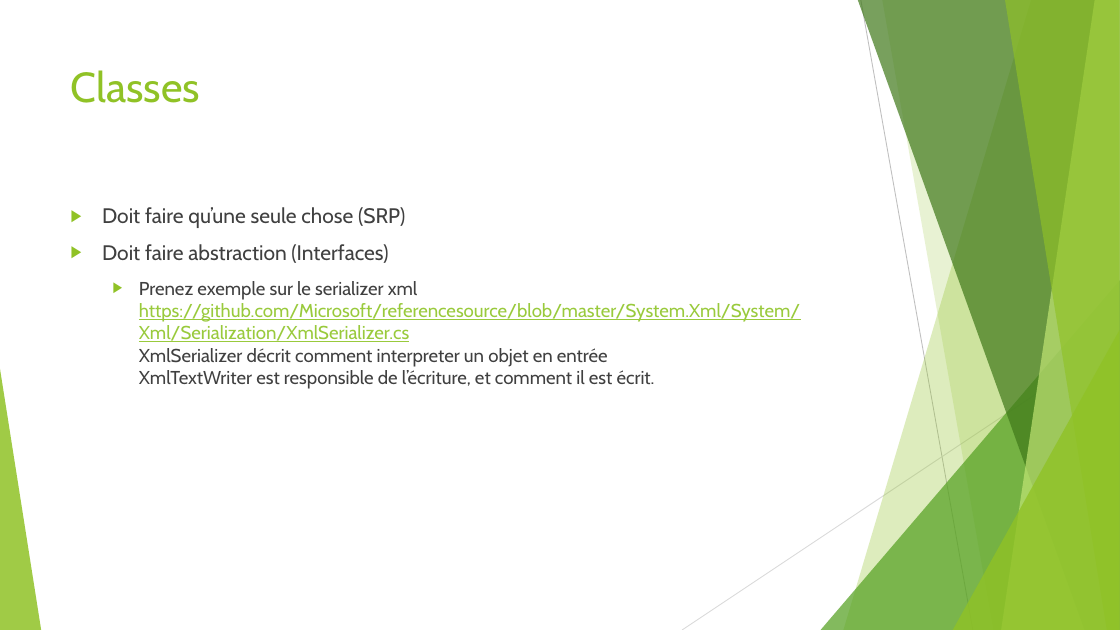
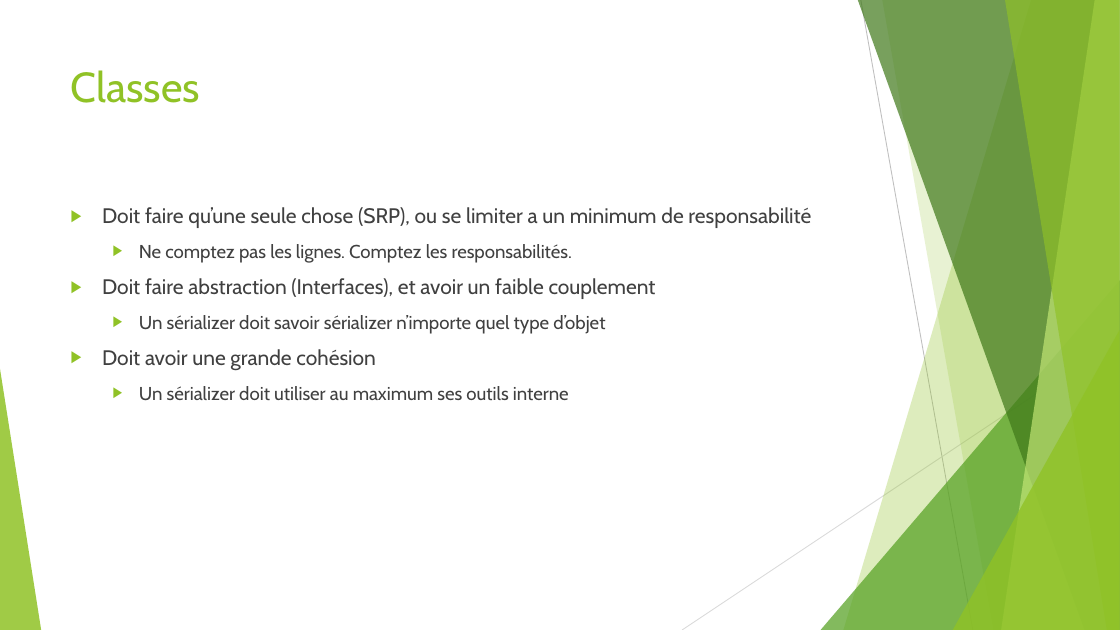
Before and after one commit to worming004/SimpleIsNotEasy, a slide deck: slide 15 of PPT/Easy != Simple.pptx (slide 14 before the commit). Drawn at 1120x630 pixels with LibreOffice and Linux fonts; fonts in the diff are those of the drawing. Boxes give left, top, right and bottom in pixels: in the first picture for what was removed or moved away, otherwise in the second. Text is boxed around its words. In the diff, an @@ line names an element or a change of style, - is before the commit and + after.

```diff
--- a/PPT/Easy != Simple.pptx
+++ b/PPT/Easy != Simple.pptx
@@ text at [102, 207, 811, 401]: text changed @@
-▶ Doit faire qu’une seule chose (SRP)
-▶ Doit faire abstraction (Interfaces)
-  ▶ Prenez exemple sur le serializer xml
-    https://github.com/Microsoft/referencesource/blob/master/System.Xml/System/Xml/Serialization/XmlSerializer.cs
-    XmlSerializer décrit comment interpreter un objet en entrée
-    XmlTextWriter est responsible de l’écriture, et comment il est écrit.
+▶ Doit faire qu’une seule chose (SRP), ou se limiter a un minimum de responsabilité
+  ▶ Ne comptez pas les lignes. Comptez les responsabilités.
+▶ Doit faire abstraction (Interfaces), et avoir un faible couplement
+  ▶ Un sérializer doit savoir sérializer n’importe quel type d’objet
+▶ Doit avoir une grande cohésion
+  ▶ Un sérializer doit utiliser au maximum ses outils interne
```
Also in this commit, not shown: 5 other slides changed, 3 slides added, 1 other file.
